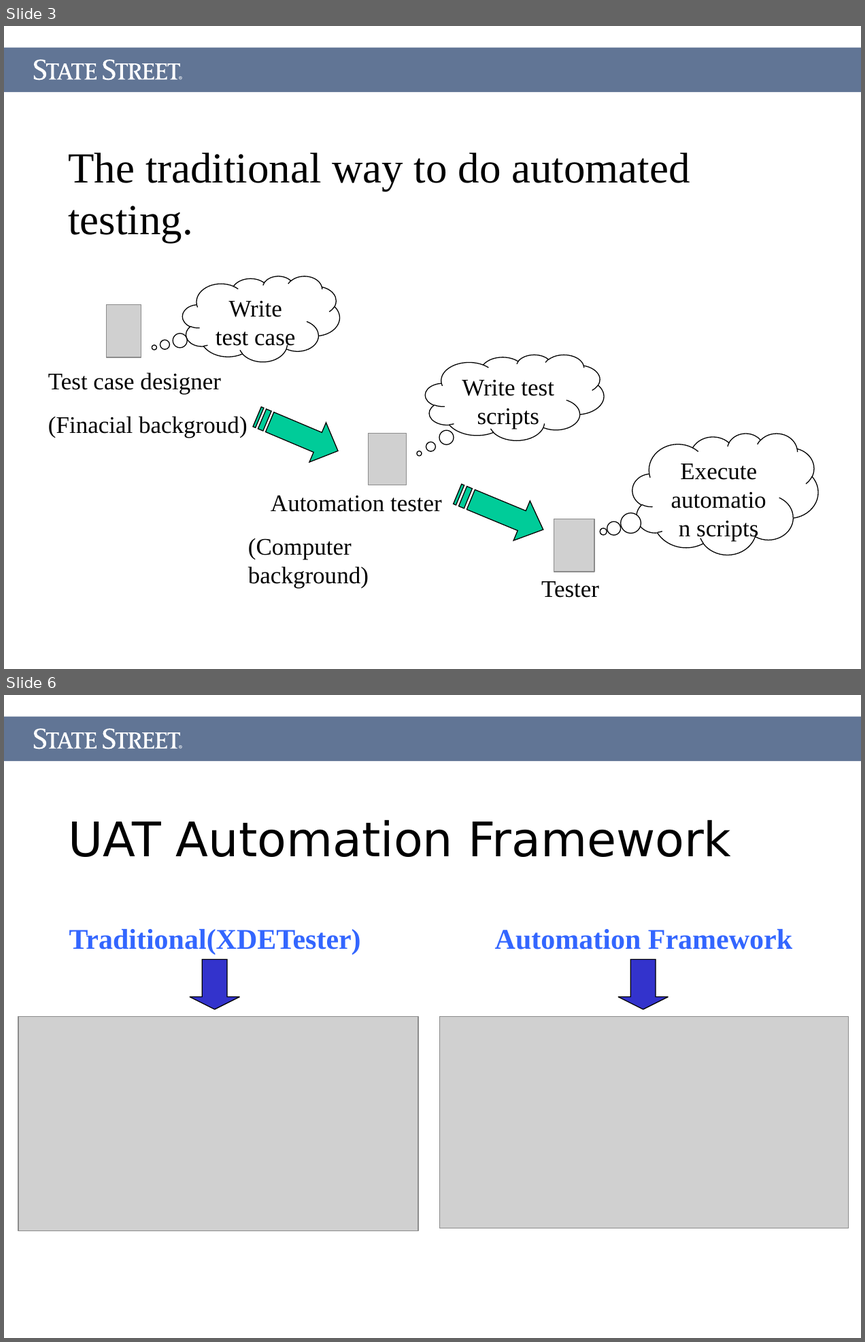
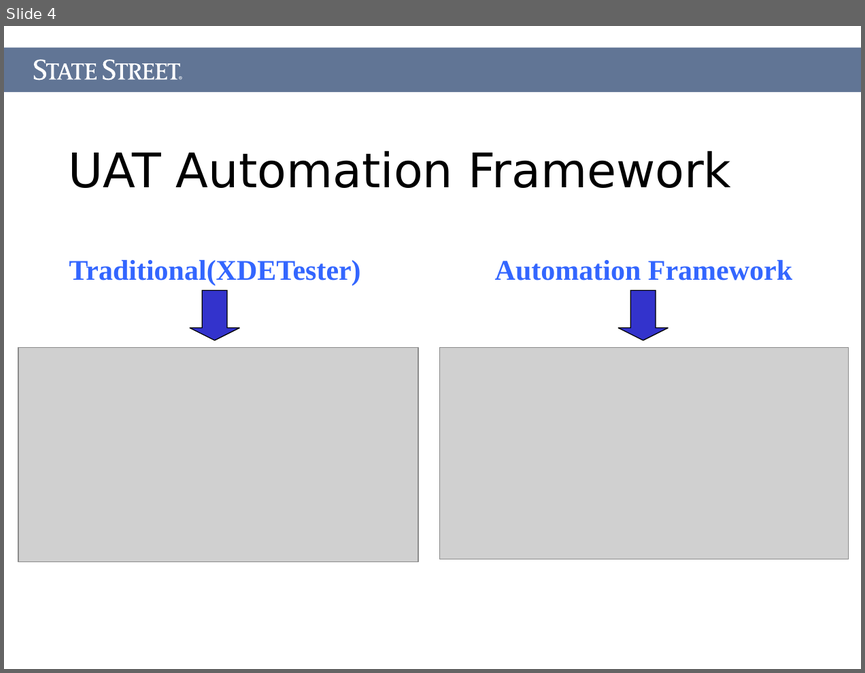
Before and after one commit to Letractively/autotester, a slide deck: Document/AutoTester.ppt. Shown one above the other, each under a label of ours: slides 3 and 6 before the commit, slide 4 after it; the slides between them are not shown. The pictures are 865x1342 and 865x673 pixels, drawn with LibreOffice and Linux fonts; fonts in the diff are those of the drawing; grey boxes stand for pictures. Boxes give left, top, right and bottom in pixels: in the first picture for what was removed or moved away, otherwise in the second. Text is boxed around its words. In the diff, an @@ line names an element or a change of style, - is before the commit and + after.

```diff
--- a/Document/AutoTester.ppt
+++ b/Document/AutoTester.ppt
@@ slide 3 removed at box(4, 26, 861, 669), background #FFFFFF @@
@@ rectangle removed at box(4, 48, 861, 92) @@
@@ freeform shape removed at box(34, 59, 181, 80) @@
@@ freeform shape removed at box(179, 76, 182, 80) @@
@@ title removed at box(68, 152, 689, 242) @@
-The traditional way to do automated testing.
@@ thought cloud removed at box(182, 276, 339, 362) @@
-Write test case
@@ picture removed at box(106, 305, 140, 356) @@
@@ text removed at box(48, 372, 247, 438) @@
-Test case designer
-(Finacial backgroud)
@@ thought cloud removed at box(426, 354, 604, 440) @@
-Write test scripts
@@ freeform shape removed at box(248, 397, 345, 471) @@
@@ picture removed at box(368, 433, 406, 484) @@
@@ thought cloud removed at box(632, 433, 818, 554) @@
-Execute automation scripts
@@ freeform shape removed at box(449, 474, 551, 550) @@
@@ text removed at box(248, 495, 442, 588) @@
-Automation tester
-(Computer background)
@@ picture removed at box(554, 518, 594, 571) @@
@@ text removed at box(541, 581, 599, 597) @@
-Tester
@@ what was slide 6 is now slide 4 @@
```
Also in this commit, not shown: 4 slides changed, 4 slides added, 1 other slide removed.
